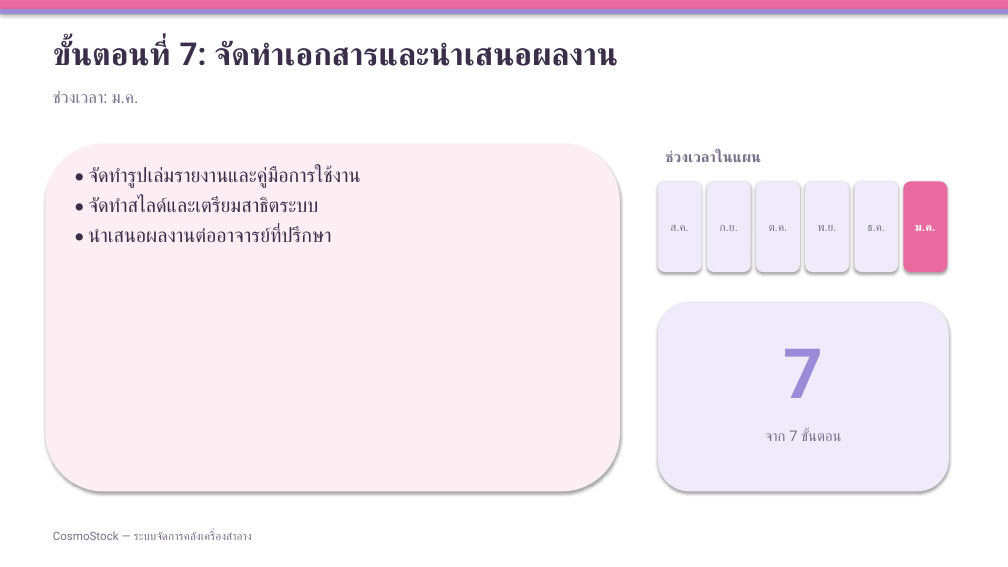
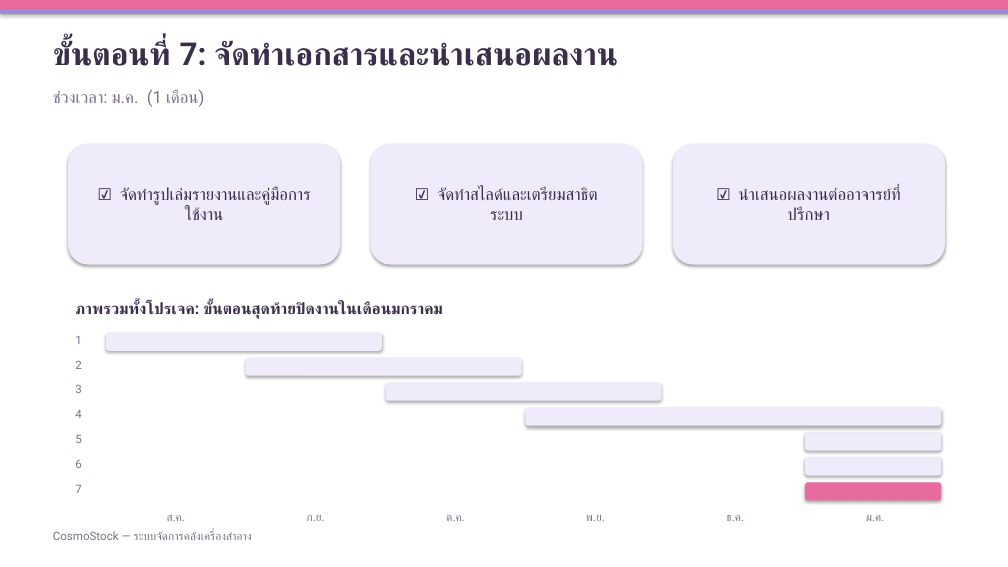
Before and after one commit to chakkrit4456/Cosmo-stock, a slide deck: slide 7 of doc/CosmoStock-ขั้นตอนการดำเนินงาน.pptx. Drawn at 1008x567 pixels with LibreOffice and Linux fonts; fonts in the diff are those of the drawing. Boxes give left, top, right and bottom in pixels: in the first picture for what was removed or moved away, otherwise in the second. Text is boxed around its words. In the diff, an @@ line names an element or a change of style, - is before the commit and + after.

```diff
--- a/doc/CosmoStock-ขั้นตอนการดำเนินงาน.pptx
+++ b/doc/CosmoStock-ขั้นตอนการดำเนินงาน.pptx
@@ text at [53,90,204,107]: text changed @@
-ช่วงเวลา: ม.ค.
+ช่วงเวลา: ม.ค. (1 เดือน)
@@ rounded rectangle removed at [45,144,620,492] @@
@@ rounded rectangle added at [68,144,340,265], fill #EFEBFB, 16 pt, text #3A2E4A @@
+☑ จัดทำรูปเล่มรายงานและคู่มือการใช้งาน
@@ rounded rectangle "☑ จัดทำสไลด์และเตรียมสาธิตระบบ": place and size @@
-rounded rectangle "☑ จัดทำสไลด์และเตรียมสาธิตระบบ" at [88,166,360,242]
+rounded rectangle "☑ จัดทำสไลด์และเตรียมสาธิตระบบ" at [371,144,643,265]
@@ rounded rectangle "☑ จัดทำสไลด์และเตรียมสาธิตระบบ" at [371,144,643,265]: vertical alignment top to middle; fill none to #EFEBFB; shadow on @@
@@ rounded rectangle added at [673,144,945,265], fill #EFEBFB, 16 pt, text #3A2E4A @@
+☑ นำเสนอผลงานต่ออาจารย์ที่ปรึกษา
@@ text removed at [665,150,761,162] @@
-ช่วงเวลาในแผน
@@ text in rounded rectangle at [437,188,598,200]: text changed; size 19 to 16 pt @@
-• จัดทำรูปเล่มรายงานและคู่มือการใช้งาน
-• จัดทำสไลด์และเตรียมสาธิตระบบ
-• นำเสนอผลงานต่ออาจารย์ที่ปรึกษา
+☑ จัดทำสไลด์และเตรียมสาธิตระบบ
@@ text added at [75,301,443,319], 15 pt, text #3A2E4A, bold @@
+ภาพรวมทั้งโปรเจค: ขั้นตอนสุดท้ายปิดงานในเดือนมกราคม
@@ text added at [75,336,81,344], 11 pt, text #7A7088 @@
+1
@@ rounded rectangle added at [106,333,382,351], fill #EFEBFB @@
@@ rounded rectangle added at [246,358,522,376], fill #EFEBFB @@
@@ text added at [75,360,81,369], 11 pt, text #7A7088 @@
+2
@@ text added at [75,384,81,393], 11 pt, text #7A7088 @@
+3
@@ rounded rectangle: place and size @@
-rounded rectangle at [658,302,949,492]
+rounded rectangle at [386,383,662,401]
@@ text added at [75,410,81,418], 11 pt, text #7A7088 @@
+4
@@ rounded rectangle added at [526,408,941,426], fill #EFEBFB @@
@@ text added at [75,435,81,443], 11 pt, text #7A7088 @@
+5
@@ text removed at [765,430,841,441] @@
-จาก 7 ขั้นตอน
@@ rounded rectangle added at [805,433,941,451], fill #EFEBFB @@
@@ text "7": place and size @@
-text "7" at [783,349,823,398]
+text "7" at [75,485,81,493]
@@ text "7" at [75,485,81,493]: size 66 to 11 pt, text colour #9B8AD8 to #7A7088, bold off; alignment centre to left @@
@@ text added at [75,460,81,468], 11 pt, text #7A7088 @@
+6
@@ rounded rectangle added at [805,457,941,476], fill #EFEBFB @@
@@ text "ส.ค.": place and size @@
-text "ส.ค." at [658,181,702,272]
+text "ส.ค." at [167,514,185,521]
@@ text "ก.ย.": place and size @@
-text "ก.ย." at [707,181,751,272]
+text "ก.ย." at [307,515,325,521]
@@ text "ต.ค.": place and size @@
-text "ต.ค." at [756,181,800,272]
+text "ต.ค." at [446,515,465,521]
@@ text "พ.ย.": place and size @@
-text "พ.ย." at [805,181,849,272]
+text "พ.ย." at [586,515,605,521]
@@ more space between paragraphs; vertical alignment middle to top; fill #EFEBFB to none; shadow off in 5 elements at [167,514,185,521], [307,515,325,521], [446,515,465,521], [586,515,605,521], [726,515,744,521] @@
@@ text "ธ.ค.": place and size @@
-text "ธ.ค." at [854,181,898,272]
+text "ธ.ค." at [726,515,744,521]
@@ text "ม.ค.": place and size @@
-text "ม.ค." at [904,181,948,272]
+text "ม.ค." at [866,515,885,521]
@@ text "ม.ค." at [866,515,885,521]: text colour #FFFFFF to #7A7088, bold off; more space between paragraphs; vertical alignment middle to top; fill #E86A9E to none; shadow off @@
@@ rounded rectangle added at [805,482,941,501], fill #E86A9E @@
```
Also in this commit, not shown: 6 other slides changed.
